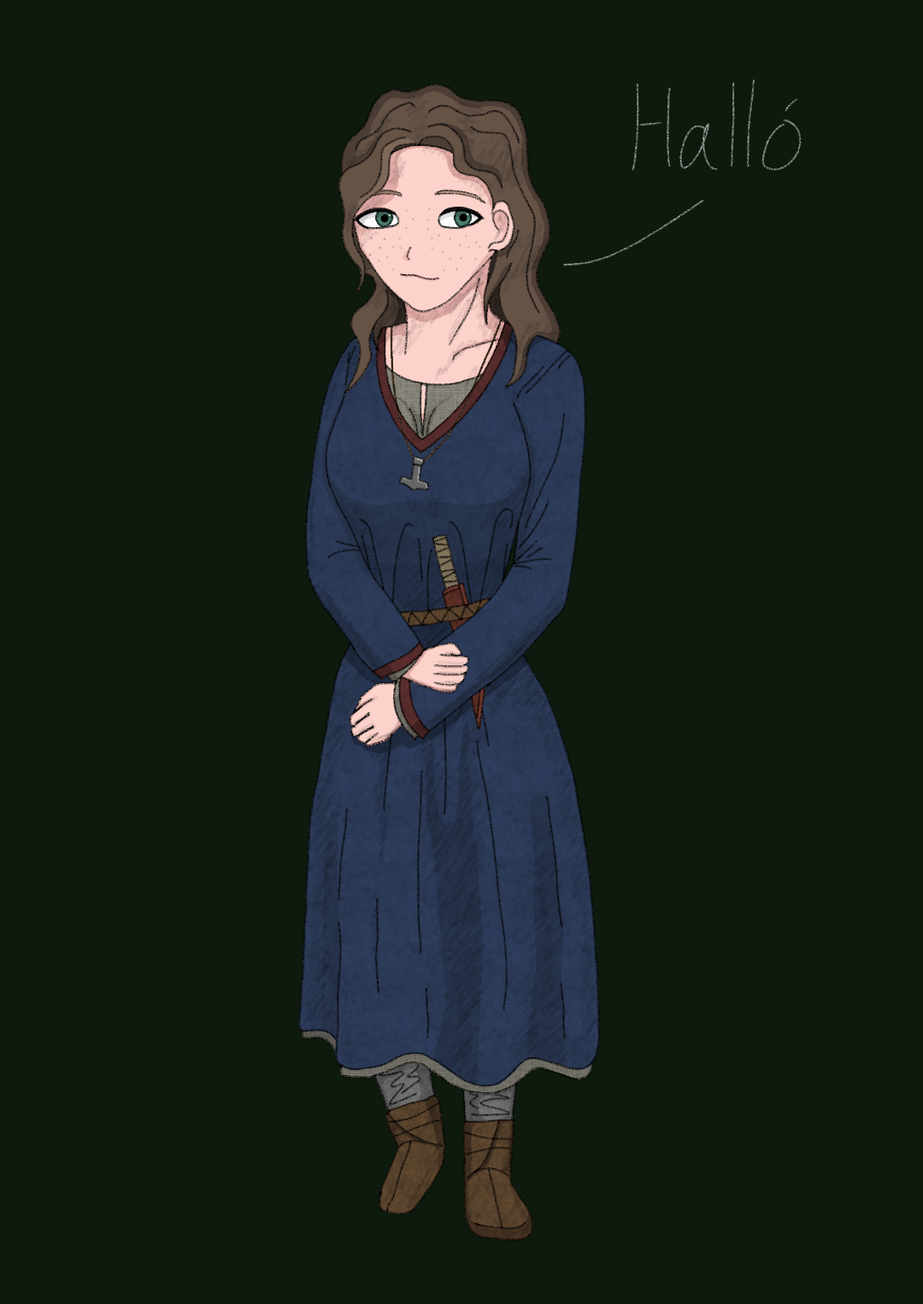
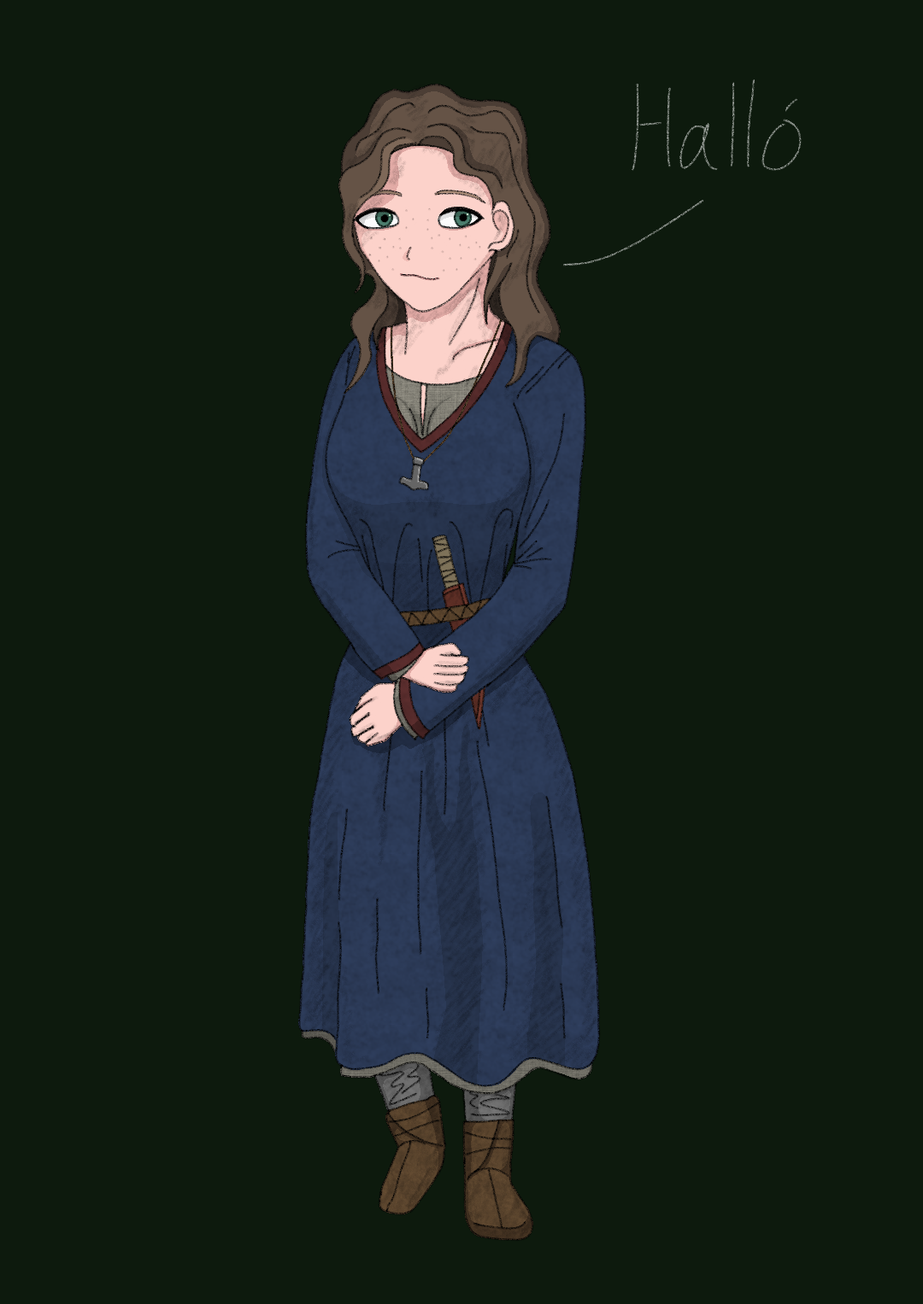
Layer changes from the first w=923, h=1304 image to the second:
painted on "color" over [359, 222, 478, 231]
